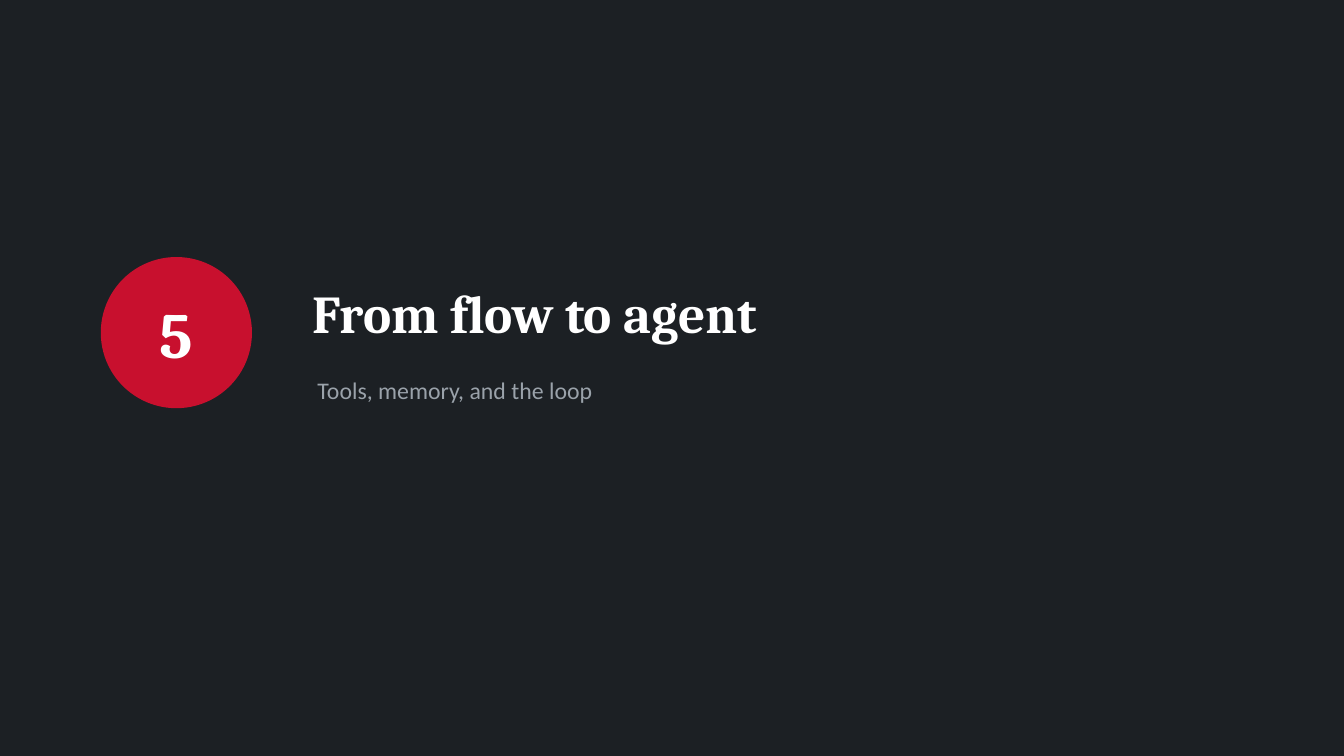
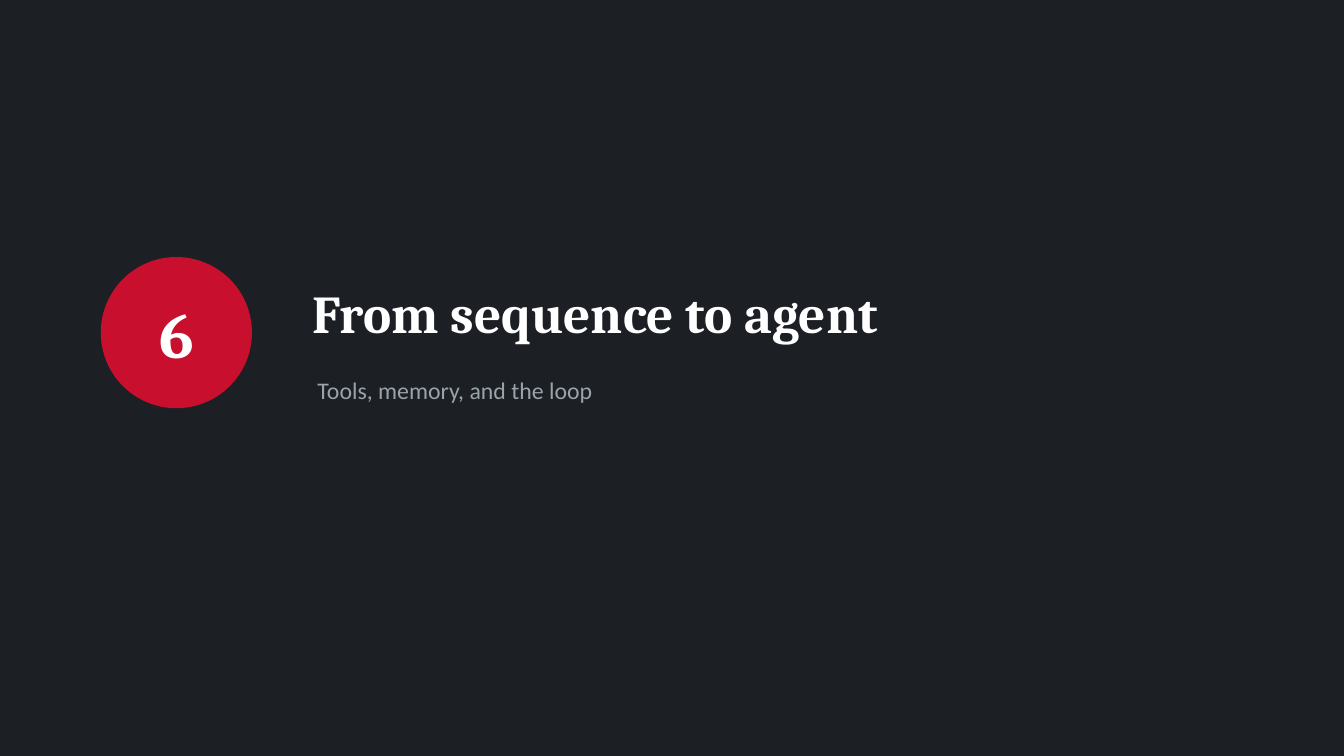
Before and after one commit to dineshkwadhwani/thecoachdinesh, a slide deck: slide 48 of courses/ai/workshop/03_Facilitator/PPT1_Workshop_Slides.pptx (slide 34 before the commit). Drawn at 1344x756 pixels with LibreOffice and Linux fonts; fonts in the diff are those of the drawing. Boxes give left, top, right and bottom in pixels: in the first picture for what was removed or moved away, otherwise in the second. Text is boxed around its words. In the diff, an @@ line names an element or a change of style, - is before the commit and + after.

```diff
--- a/courses/ai/workshop/03_Facilitator/PPT1_Workshop_Slides.pptx
+++ b/courses/ai/workshop/03_Facilitator/PPT1_Workshop_Slides.pptx
@@ text at [312, 297, 877, 345]: text changed @@
-From flow to agent
+From sequence to agent
@@ text at [159, 314, 194, 359]: text changed @@
-5
+6
```
Also in this commit, not shown: 7 other slides changed, 31 slides added, 4 slides removed, 3 other files.
